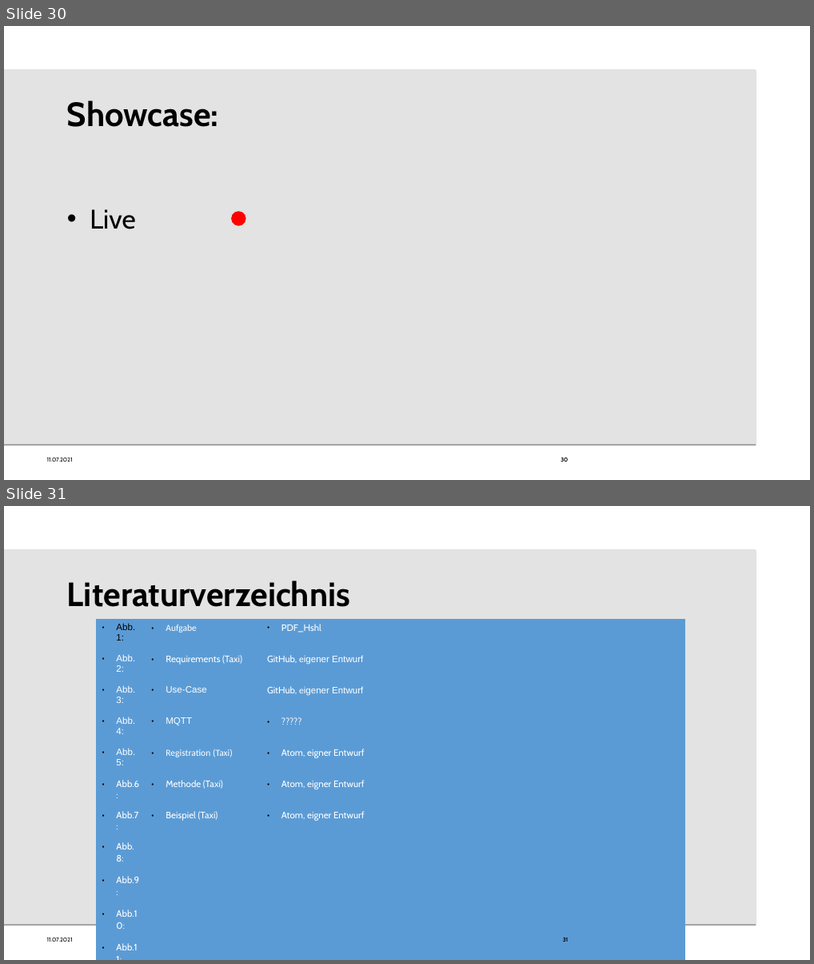
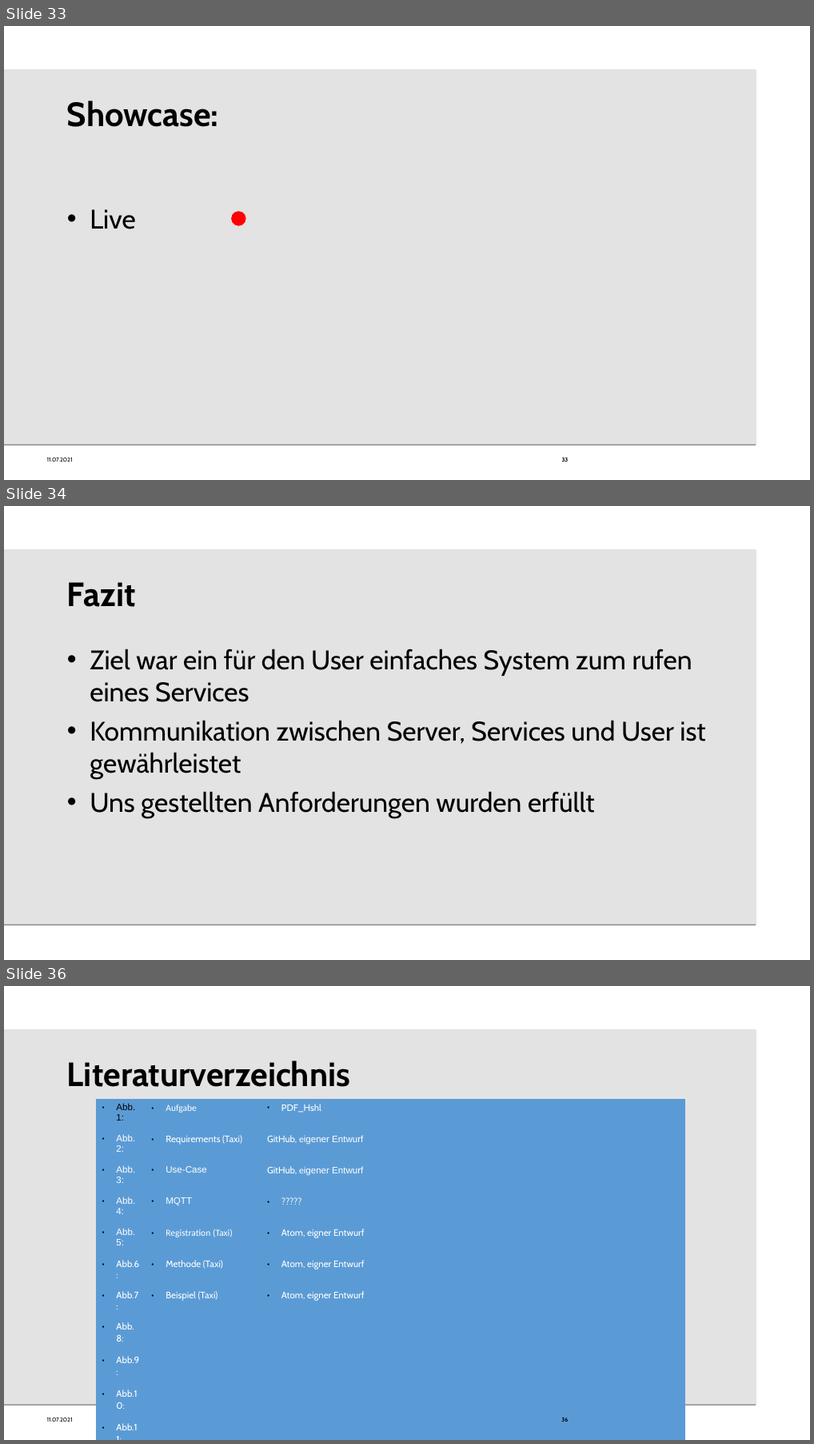
Before and after one commit to elehshl/mqtt_exercise_2021, a slide deck: presentation/MQTT_Exercise.odp. Shown one above the other, each under a label of ours: slides 30 and 31 before the commit, slides 33, 34 and 36 after it; the slides between them are not shown. The pictures are 814x964 and 814x1444 pixels, drawn with LibreOffice and Linux fonts; fonts in the diff are those of the drawing; background and template pictures are left out. Boxes give left, top, right and bottom in pixels: in the first picture for what was removed or moved away, otherwise in the second. Text is boxed around its words. In the diff, an @@ line names an element or a change of style, - is before the commit and + after.

```diff
--- a/presentation/MQTT_Exercise.odp
+++ b/presentation/MQTT_Exercise.odp
@@ slide 34 added at box(4, 506, 810, 960), background #FFFFFF; not listed: 1 template element that a slide beside it also shows @@
@@ title added at box(67, 582, 136, 607), 40 pt, text #000000, bold @@
+Fazit
@@ text added at box(90, 648, 706, 818), 32 pt, text #000000 @@
+• Ziel war ein für den User einfaches System zum rufen eines Services
+• Kommunikation zwischen Server, Services und User ist gewährleistet
+• Uns gestellten Anforderungen wurden erfüllt
@@ what was slide 30 is now slide 33 @@
@@ page number at box(562, 456, 569, 461): text changed @@
-30
+33
@@ what was slide 31 is now slide 36 @@
@@ page number at box(562, 1417, 568, 1421): text changed @@
-31
+36
```
Also in this commit, not shown: 5 other slides added, 1 slide removed.
